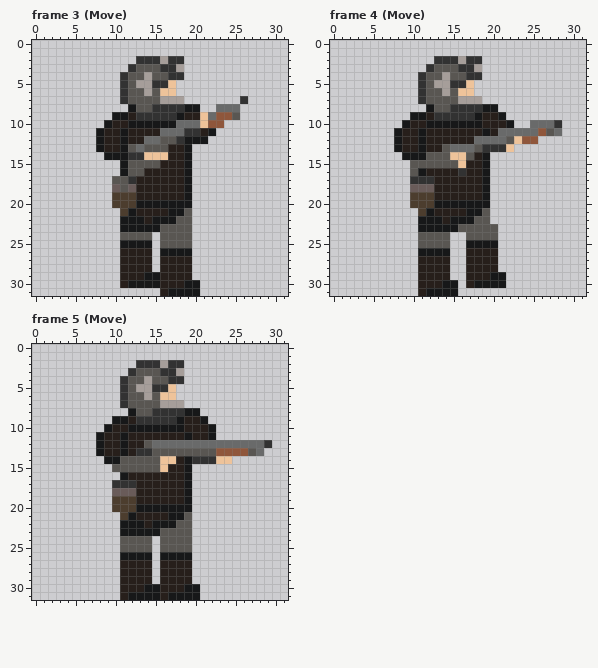
Pixel-art file: src/images/own/Human-Operative.aseprite. Above: the version before the commit.
32x32 pixels, 5 frames. Colours within 5 levels of each other are drawn and written as one. Shown: frame 3 (Move), frame 4 (Move), frame 5 (Move). The commit also changed other frames, which this record leaves out.
The result:
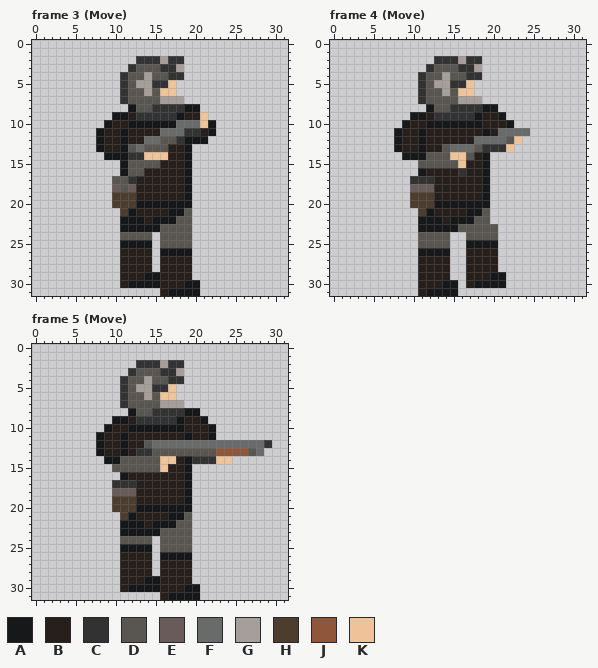
Palette (. is transparent): A #171819  B #271f1b  C #323232  D #595652  E #695b59  F #696a6a  G #a69e9a  H #4c3d2e  J #8f563b  K #eec39a
Change:
Changed rows in their new state; - is an unchanged pixel.
Frame 3 (Move), layer "Weapon":
first column x 22:
 7 ----.
 8 -...-
 9 ....-
10 A.---
Frame 4 (Move), layers "Arms", "Weapon":
first column x 10:
10 ---------------....
11 ---------------....
12 --------------..---
15 .------------------
16 .------------------
Frame 5 (Move), layer "Legs":
first column x 11:
25 AAAA-
26 BBBB-
29 ---AA
30 -AA--
31 .....
Pixel boxes of the changes (left, top, right, bottom) in both pictures:
changed: (208, 96, 248, 128)
erased: (522, 120, 562, 144)
erased: (410, 160, 418, 176)
changed: (120, 544, 160, 600)
